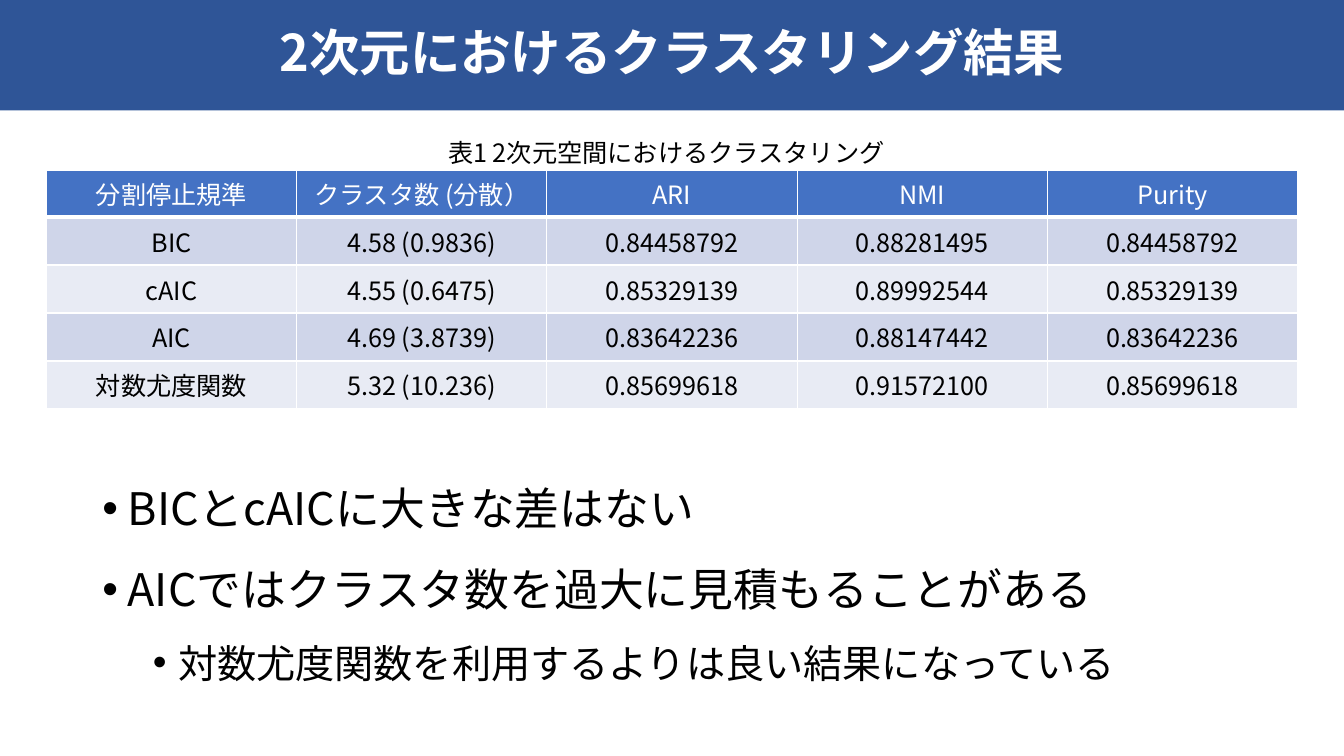
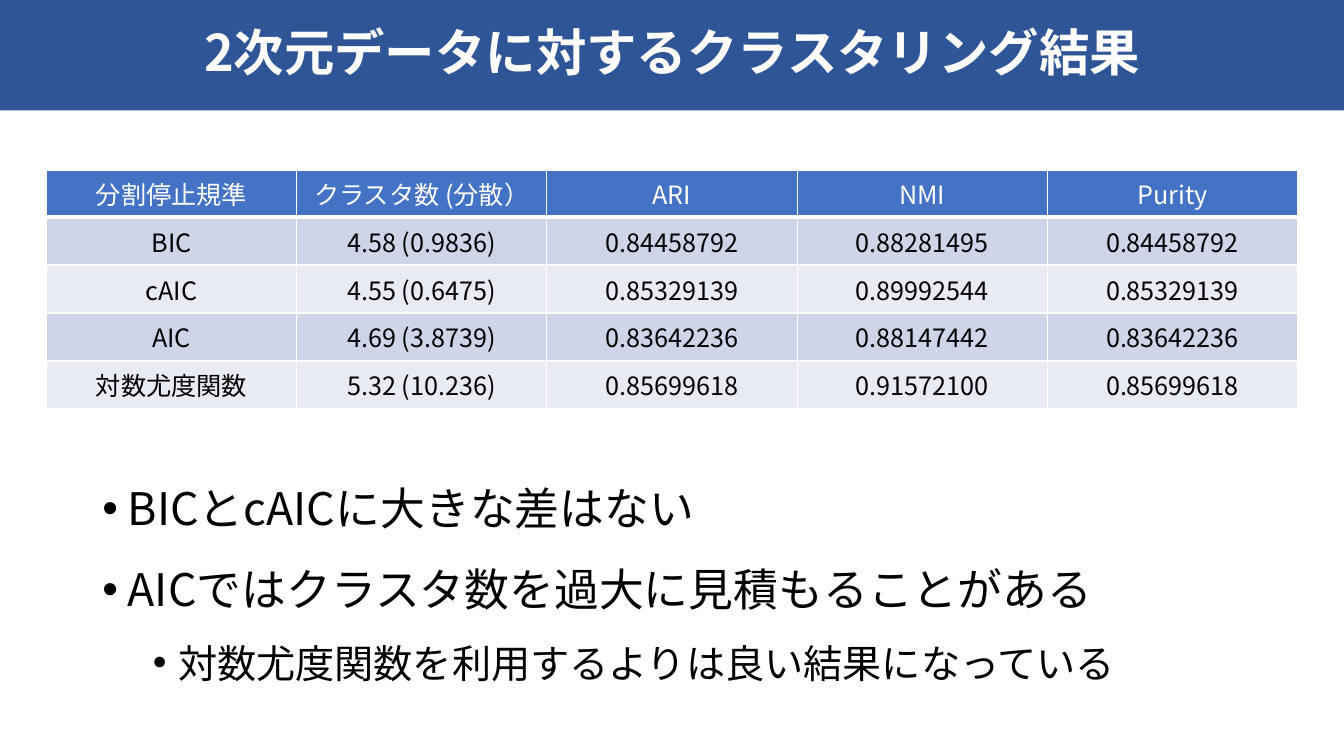
Before and after one commit to raryosu/graduation-research, a slide deck: slide 12 of docs/interim-presen/interim_hagihara.pptx. Drawn at 1344x756 pixels with LibreOffice and Linux fonts; fonts in the diff are those of the drawing. Boxes give left, top, right and bottom in pixels: in the first picture for what was removed or moved away, otherwise in the second. Text is boxed around its words. In the diff, an @@ line names an element or a change of style, - is before the commit and + after.

```diff
--- a/docs/interim-presen/interim_hagihara.pptx
+++ b/docs/interim-presen/interim_hagihara.pptx
@@ title at (x1=204, y1=27, x2=1140, y2=76): text changed @@
-2次元におけるクラスタリング結果
+2次元データに対するクラスタリング結果
@@ text removed at (x1=448, y1=140, x2=885, y2=164) @@
-表1 2次元空間におけるクラスタリング
```
Also in this commit, not shown: 10 other slides changed.
